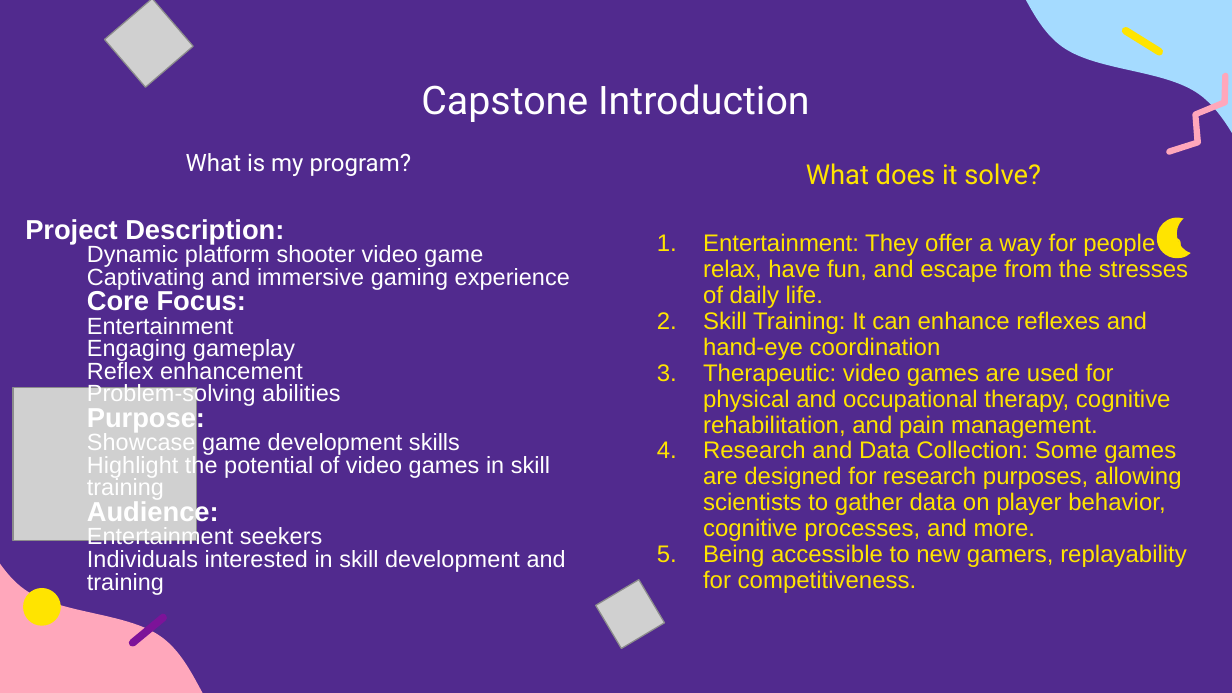
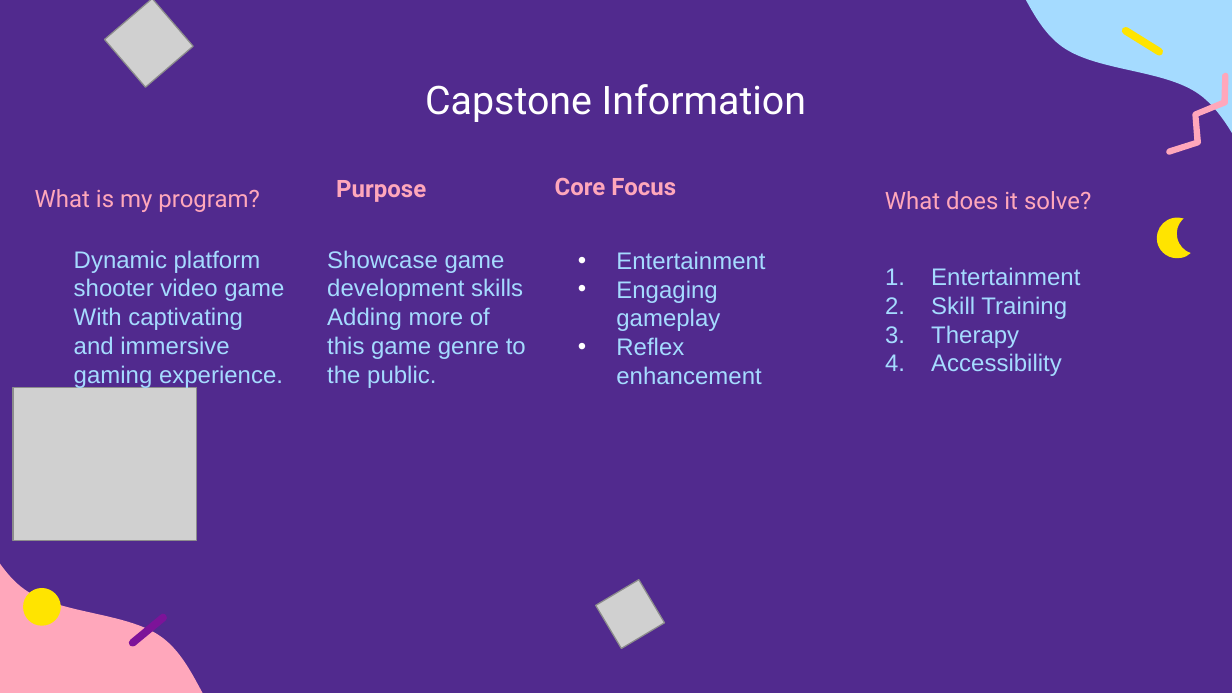
Before and after one commit to DavidVLe1/medieval-platform-shooter, a slide deck: slide 4 of Capstone platform shooter.pptx. Drawn at 1232x693 pixels with LibreOffice and Linux fonts; fonts in the diff are those of the drawing; grey boxes stand for pictures. Boxes give left, top, right and bottom in pixels: in the first picture for what was removed or moved away, otherwise in the second. Text is boxed around its words. In the diff, an @@ line names an element or a change of style, - is before the commit and + after.

Commit message:
modified powerpoint.

```diff
--- a/Capstone platform shooter.pptx
+++ b/Capstone platform shooter.pptx
@@ title at (425, 84, 806, 122): text changed @@
-Capstone Introduction
+Capstone Information
@@ text "What is my program?": place and size @@
-text "What is my program?" at (186, 153, 412, 176)
+text "What is my program?" at (35, 189, 260, 212)
@@ text "What is my program?" at (35, 189, 260, 212): text colour #FFFFFF to #FFA7BB @@
@@ text added at (555, 177, 676, 195), 14 pt, text #FFA7BB, bold @@
+Core Focus
@@ text "What does it solve?": place and size @@
-text "What does it solve?" at (806, 163, 1041, 185)
+text "What does it solve?" at (885, 191, 1091, 209)
@@ text "What does it solve?" at (885, 191, 1091, 209): size 16 to 14 pt, text colour #FFE400 to #FFA7BB @@
@@ text added at (336, 180, 426, 202), 14 pt, text #FFA7BB, bold @@
+Purpose
@@ text removed at (25, 219, 570, 595) @@
-Project Description:
-  Dynamic platform shooter video game
-  Captivating and immersive gaming experience
-Core Focus:
-  Entertainment
-  Engaging gameplay
-  Reflex enhancement
-  Problem-solving abilities
-Purpose:
-  Showcase game development skills
-  Highlight the potential of video games in skill training
-Audience:
-  Entertainment seekers
-  Individuals interested in skill development and training
@@ text added at (74, 250, 284, 388), 14 pt, text #A5DBFF @@
+  Dynamic platform shooter video game
+  With captivating and immersive gaming experience.
@@ text added at (327, 250, 526, 388), 14 pt, text #A5DBFF @@
+  Showcase game development skills
+  Adding more of this game genre to the public.
@@ text added at (616, 251, 765, 384), 14 pt, text #A5DBFF @@
+  • Entertainment
+  • Engaging gameplay
+  • Reflex enhancement
@@ text at (931, 267, 1080, 376): text changed; text colour #FFE400 to #A5DBFF @@
-1. Entertainment: They offer a way for people to relax, have fun, and escape from the stresses of daily life.
-2. Skill Training: It can enhance reflexes and hand-eye coordination
-3. Therapeutic: video games are used for physical and occupational therapy, cognitive rehabilitation, and pain management.
-4. Research and Data Collection: Some games are designed for research purposes, allowing scientists to gather data on player behavior, cognitive processes, and more.
-5. Being accessible to new gamers, replayability for competitiveness.
+1. Entertainment
+2. Skill Training
+3. Therapy
+4. Accessibility
```
